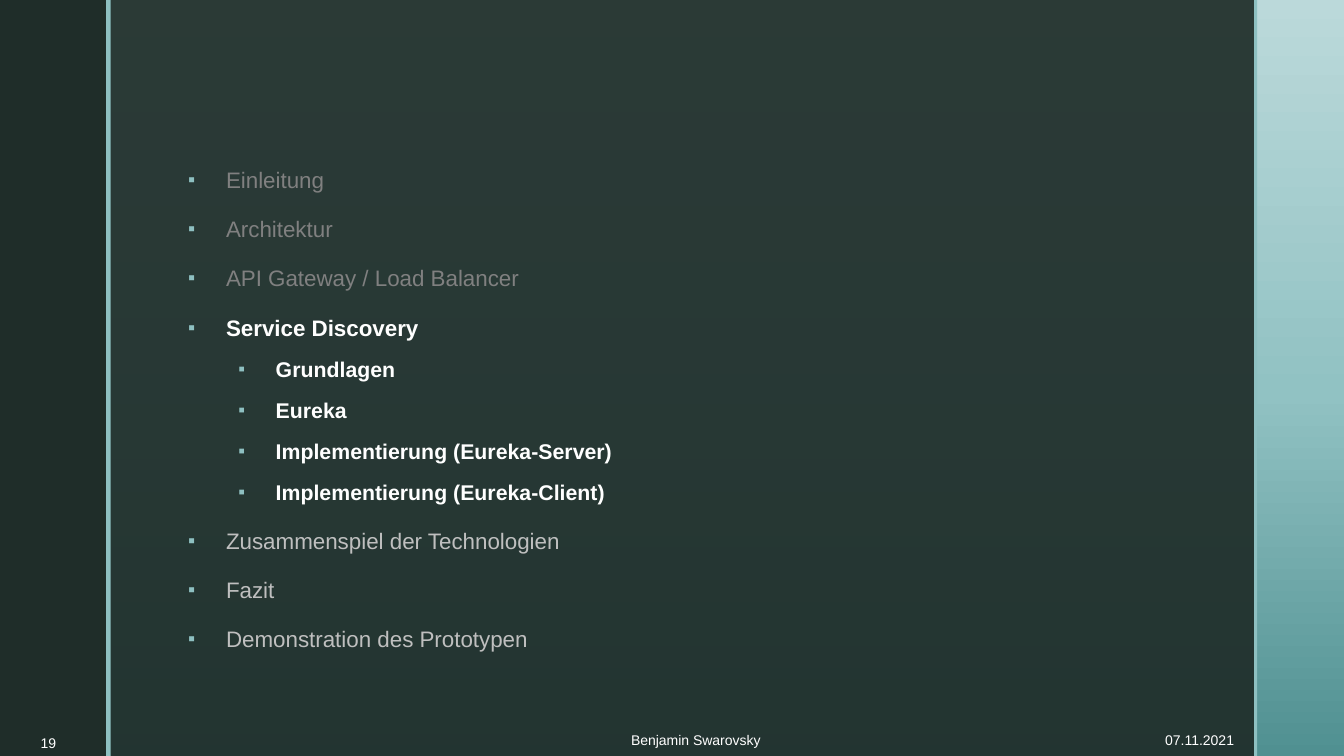
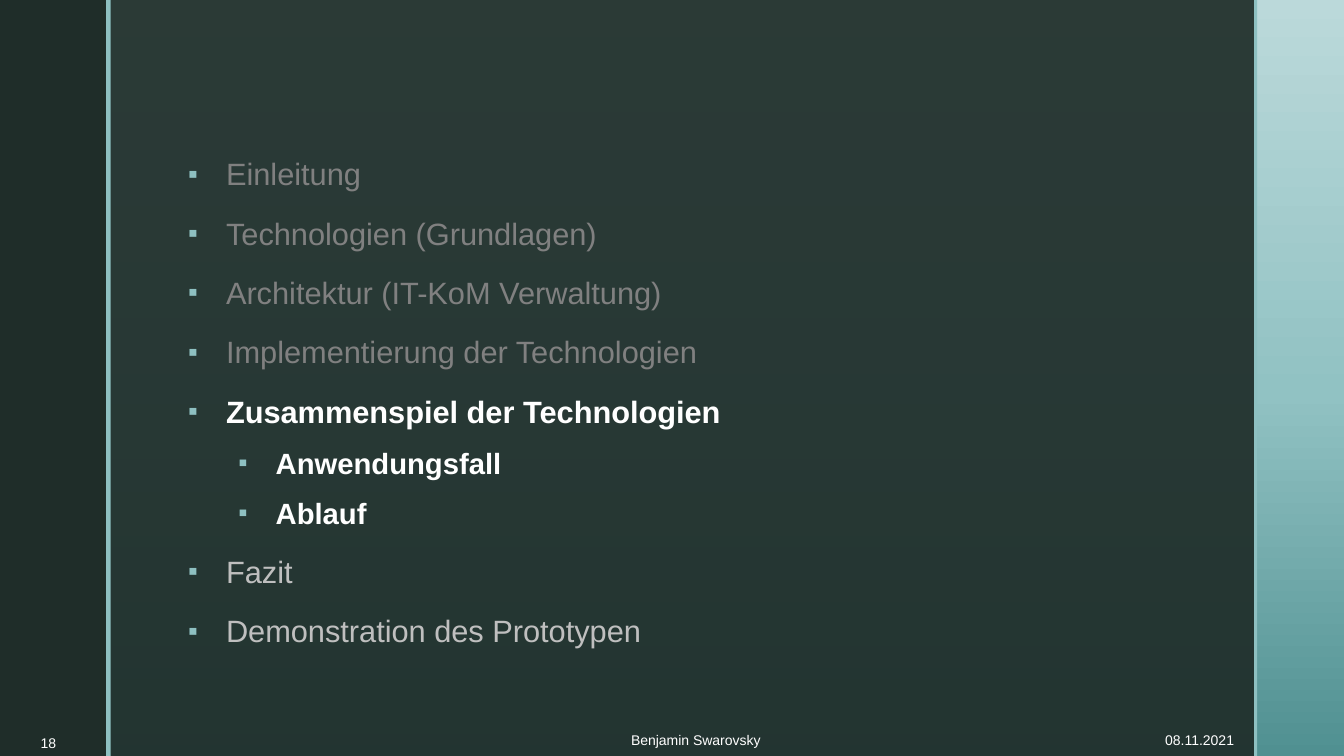
Before and after one commit to BenjaminS01/Abschluss, a slide deck: slide 18 of Vortrag.pptx (slide 19 before the commit). Drawn at 1344x756 pixels with LibreOffice and Linux fonts; fonts in the diff are those of the drawing; background and template pictures are left out. Boxes give left, top, right and bottom in pixels: in the first picture for what was removed or moved away, otherwise in the second. Text is boxed around its words. In the diff, an @@ line names an element or a change of style, - is before the commit and + after.

```diff
--- a/Vortrag.pptx
+++ b/Vortrag.pptx
@@ text at [226,223,697,369]: text changed; size 15.2 to 22 pt; text colour #FFFFFF to #808080; bold off @@
-▪ Architektur
-▪ API Gateway / Load Balancer
-▪ Service Discovery
-  ▪ Grundlagen
-  ▪ Eureka
-  ▪ Implementierung (Eureka-Server)
-  ▪ Implementierung (Eureka-Client)
+▪ Technologien (Grundlagen)
+▪ Architektur (IT-KoM Verwaltung)
+▪ Implementierung der Technologien
@@ text at [226,400,720,648]: size 16 to 22 pt in "Einleitung", "Zusammenspiel der Technologien", "Fazit", "Demonstration des Prototypen"; text colour #BFBFBF to #FFFFFF, bold on in "Zusammenspiel der Technologien" @@
@@ text at [276,453,501,525]: paragraphs added @@
+  ▪ Anwendungsfall
+  ▪ Ablauf
@@ page number at [41,738,57,748]: text changed @@
-19
+18
@@ text at [1165,735,1234,745]: text changed @@
-07.11.2021
+08.11.2021
```
Also in this commit, not shown: 24 other slides changed, 2 slides removed.
